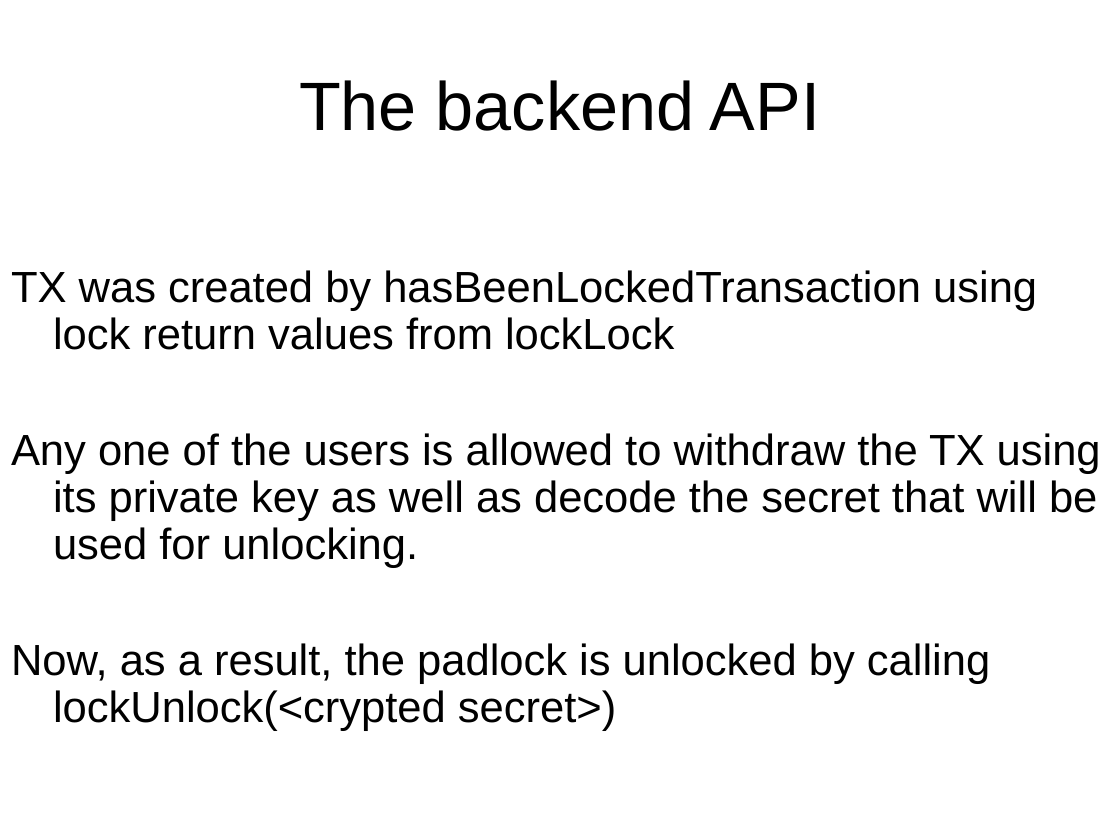
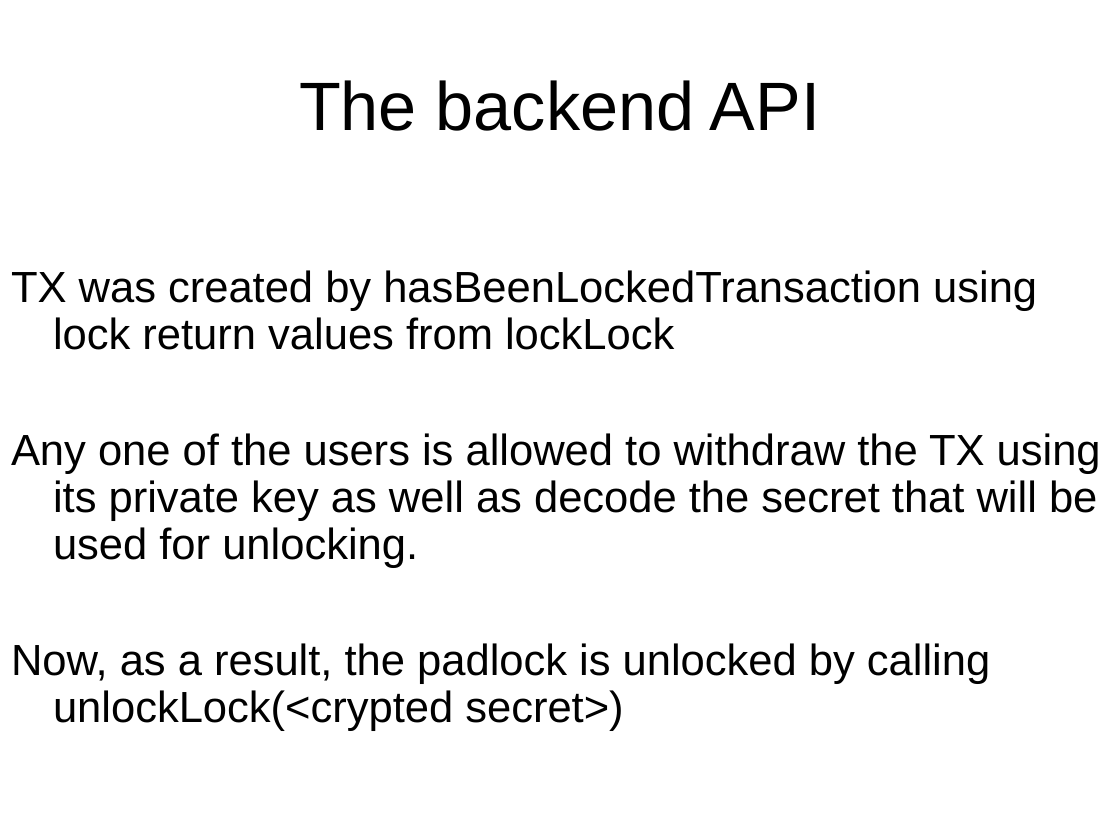
Before and after one commit to blockTeamhackathon/documents, a slide deck: slide 15 of B’Lock.ppt (slide 11 before the commit). Drawn at 1120x840 pixels with LibreOffice and Linux fonts; fonts in the diff are those of the drawing. Boxes give left, top, right and bottom in pixels: in the first picture for what was removed or moved away, otherwise in the second. Text is boxed around its words. In the diff, an @@ line names an element or a change of style, - is before the commit and + after.

```diff
--- a/B’Lock.ppt
+++ b/B’Lock.ppt
@@ text at [11,643,990,731]: text changed @@
-Now, as a result, the padlock is unlocked by calling lockUnlock(<crypted secret>)
+Now, as a result, the padlock is unlocked by calling unlockLock(<crypted secret>)
```
Also in this commit, not shown: 5 other slides changed, 4 slides added.
